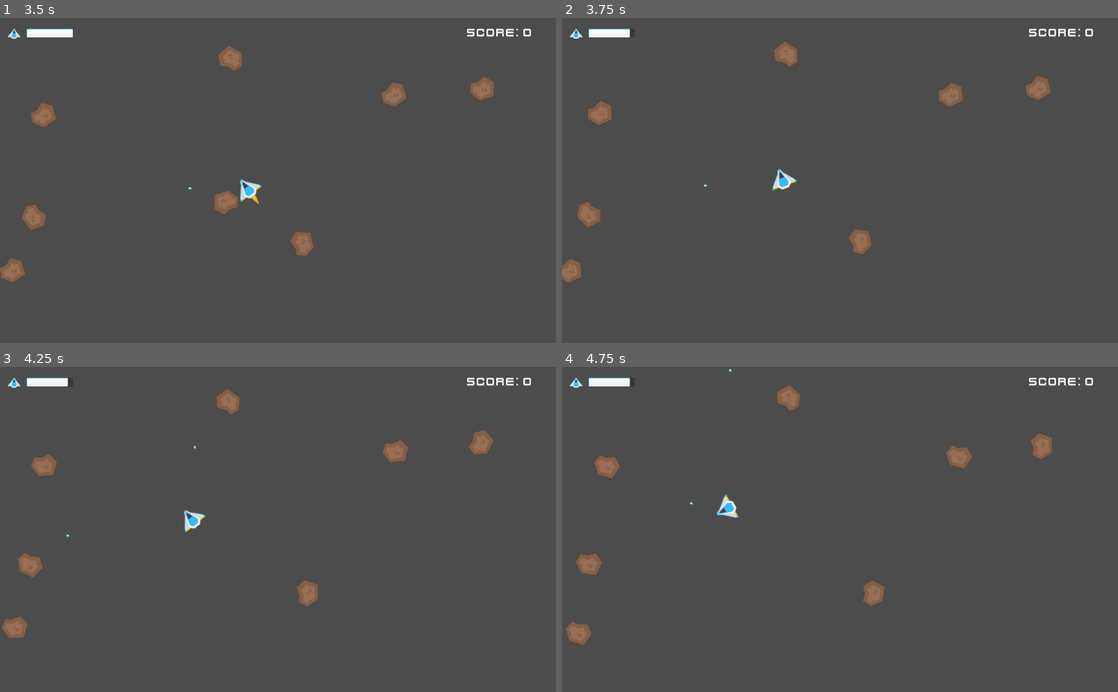
Above: before the commit, frames 1-4 (two rows, left to right).
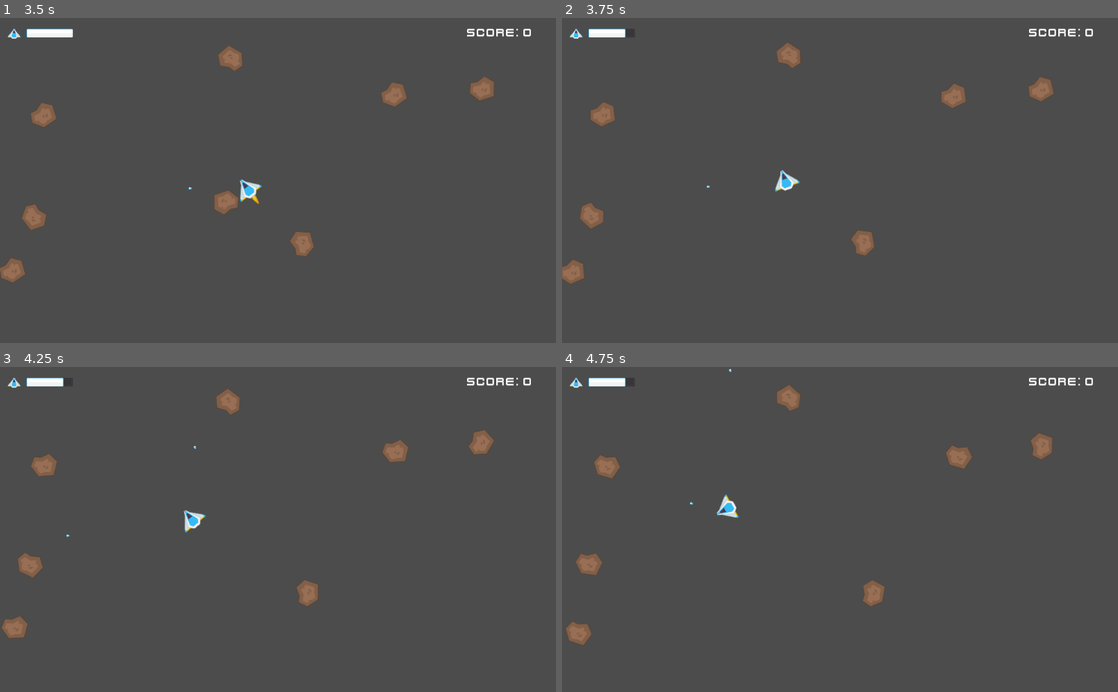
Above: after the commit, the same moments.

Repository: cscazorla/godot-asteroids
Game: Godot game, scene res://scenes/Test.tscn
Same seed, same stepped clock (60 frames per second), same inputs: the game is played once before the commit and once after it.
Inputs:
- Up to frame 1 (3.5 s): hold Right (ui_right) 0.53-1.28 s; tap Space (ui_select) at 0.77, 1.52, 3.02 s; hold Left (ui_left) 1.28-2.03 s; hold Right (ui_right) 2.03-2.78 s; hold Up (ui_up) from 2.78 s (still down)
- Up to frame 2 (3.75 s): release Up (ui_up) at 3.53 s; hold Left (ui_left) from 3.53 s (still down)
- Up to frame 3 (4.25 s): keep holding Left (ui_left); tap Space (ui_select) at 3.77 s
- Up to frame 4 (4.75 s): keep holding Left (ui_left); tap Space (ui_select) at 4.52 s

Frame 1 is identical in both runs. In frame 2, 0.7% of the frame differs, in the area x 0-89%, y 3-82%; in frame 3, less than 0.1%; in frame 4, less than 0.1%.

Commit message:
The amount of life reduced when crashed into an asteroid should depend on the player's velociy magnitude of the collision.

Diff:
--- a/scenes/Player.gd
+++ b/scenes/Player.gd
@@ -1,7 +1,8 @@
 extends Area2D
 
 # Player parameters
-export (int) var life = 100
+export (int) var max_life = 100
+export (int) var life_steps = 10
 export (int) var linear_thrust = 300
 export (float) var linear_drag = 0.5
 export (int) var angular_thrust = 5
@@ -9,11 +10,12 @@
 
 # Signals
 signal shoot(direction, location)
-signal player_crashes_into_asteroid(asteroid)
+signal player_crashes_into_asteroid(asteroid, shake_effect)
 signal player_picks_up_health(powerup_health)
 signal gameover()
 
-# Internal Physics
+# Internal
+var life
 var net_linear_acceleration = Vector2()
 var linear_acceleration = Vector2()
 var linear_velocity = Vector2()
@@ -25,6 +27,7 @@
 var screen_size
 
 func _ready():
+	life = max_life
 	screen_size = get_viewport_rect().size
 	if connect("area_entered", self, "_on_area_entered") != OK:
 		print("Error connecting to the area entered signal")
@@ -73,8 +76,16 @@
 
 func _on_area_entered(area):
 	if area.is_in_group("asteroids"):
-		decrease_life(10)
-		emit_signal("player_crashes_into_asteroid", area)
+		var shake_effect = 0
+		var amount_to_decrease = (linear_velocity.length() / linear_thrust) * life_steps * 4
+		if amount_to_decrease < (0.2 * max_life):
+			shake_effect = 0.2
+		elif amount_to_decrease >= (0.2 * max_life) && amount_to_decrease < (0.5 * max_life):
+			shake_effect = 0.4
+		else:
+			shake_effect = 0.5
+		decrease_life(amount_to_decrease)
+		emit_signal("player_crashes_into_asteroid", area, shake_effect)
 	if area.is_in_group("powerup_healths"):
-		increase_life(10)
+		increase_life(0.1 * max_life)
 		emit_signal("player_picks_up_health", area)
--- a/scenes/Test.gd
+++ b/scenes/Test.gd
@@ -71,8 +71,8 @@
 		a2.init(asteroid.lifes - 1, asteroid.position - Vector2(10,10), asteroid.linear_velocity.rotated(-PI/4) * (3), asteroid.angular_velocity * (1.1))
 	asteroid.queue_free()
 
-func _on_player_crashes_into_asteroid(asteroid):
-	$ShakeCamera.add_trauma(0.5)
+func _on_player_crashes_into_asteroid(asteroid, shake_effect):
+	$ShakeCamera.add_trauma(shake_effect)
 	$HUD.update_player_health_bar($Player.life)
 	asteroid.queue_free()
 
